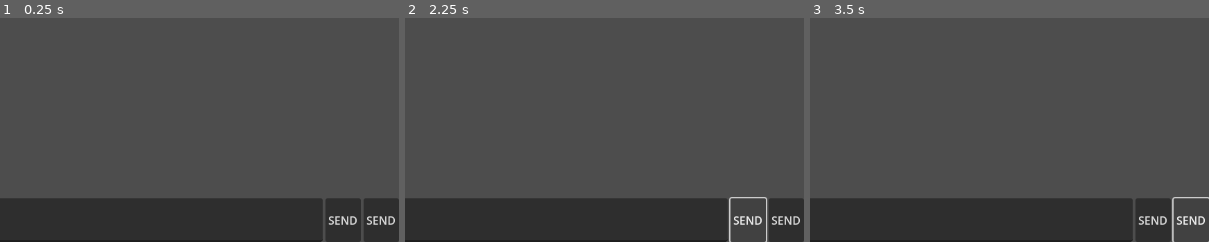
Above: before the commit, frames 1-3 (left to right).
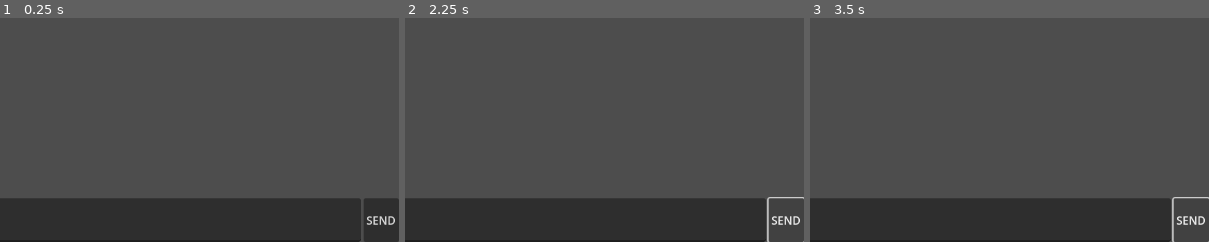
Above: after the commit, the same moments.

Repository: BielyDev/Enet-GolangGodot
Game: Godot game, scene res://world.tscn
Two runs of this game, one before a commit and one after it. Both use one fixed random seed, a clock stepped at 60 frames per second and the inputs below.
Inputs:
- Up to frame 1 (0.25 s): no input
- Up to frame 2 (2.25 s): click "SEND" at 0.5 s; click "SEND" at 1.25 s; click "SEND" at 2 s
- Up to frame 3 (3.5 s): click "SEND" at 2.75 s
The pictures show only the part of the screen within x 50-100%, y 50-100%; the shares and areas given below are measured in that part.

The runs differ from the first frame. In frame 1, 0.3% of the frame differs, in the area x 80-90%, y 80-100%; in frame 2, 0.7%, in the area x 80-100%, y 79-100%; in frame 3, 0.3%.

Commit message:
Chat funcionando

Diff:
--- a/game/script/host.gd
+++ b/game/script/host.gd
@@ -1,13 +1,17 @@
 extends Control
 
+
+@onready var Message: VBoxContainer = $vbox/message
+@onready var Message_edit: LineEdit = $vbox/hbox/MessageEdit
+
 var enet: ENetConnection = ENetConnection.new()
-@onready var Message_edit: LineEdit = $hbox/MessageEdit
 
 enum MESSAGE {
-	MESSAGE_REQUEST,
 	MESSAGE_RECEIVED,
 	MESSAGE_SEND,
+	LOADER_MESSAGE,
 }
+
 
 func _ready() -> void:
 	set_process(false)
@@ -17,7 +21,7 @@
 		OS.alert("Deu errado em criar o host")
 		return
 
-	var connect = enet.connect_to_host("127.0.0.1",8000)
+	var connect = enet.connect_to_host("127.0.0.1",8300)
 	if connect == null:
 		OS.alert("Deu errado em conectar-se ao host")
 
@@ -26,16 +30,31 @@
 	set_process(true)
 
 func _process(delta: float) -> void:
-	enet.service()
+	var event = enet.service()
 
+	match event[0]:
+		ENetConnection.EVENT_RECEIVE:
+			var message: Array = bytes_to_var(event[1].get_packet())
+			match message[0]:
+				MESSAGE.MESSAGE_RECEIVED:
+					var rich = RichTextLabel.new()
+					rich.scroll_active = false
+					rich.bbcode_enabled = true
+					rich.fit_content = true
+					rich.text = message[1]
 
-func _on_send_button_pressed() -> void:
-	if Message_edit.text.length() > 0:
-		enet.broadcast(0,var_to_bytes([MESSAGE.MESSAGE_SEND, Message_edit.text]),0)
-		enet.flush()
-		Message_edit.text = ""
+					Message.add_child(rich)
 
 
 func _on_send_string_pressed() -> void:
-	enet.broadcast(0,var_to_bytes(Message_edit.text),0)
-	enet.flush()
+	var message_send = PackedByteArray()
+	if Message_edit.text.length() > 0:
+		message_send.append(MESSAGE.MESSAGE_SEND)
+		add_string_bytes(message_send,Message_edit.text)
+
+		enet.broadcast(0,message_send,0)
+		enet.flush()
+
+func add_string_bytes(packedByte: PackedByteArray, message: String) -> void:
+	for i in message.to_utf8_buffer():
+		packedByte.append(i)
--- a/game/world.tscn
+++ b/game/world.tscn
@@ -14,28 +14,30 @@
 script = ExtResource("1_q20a0")
 metadata/_edit_use_anchors_ = true
 
-[node name="hbox" type="HBoxContainer" parent="Screen"]
+[node name="vbox" type="VBoxContainer" parent="Screen"]
 layout_mode = 1
-anchors_preset = 12
-anchor_top = 1.0
+anchors_preset = 15
 anchor_right = 1.0
 anchor_bottom = 1.0
-offset_top = -63.0
 grow_horizontal = 2
-grow_vertical = 0
+grow_vertical = 2
+metadata/_edit_use_anchors_ = true
 
-[node name="MessageEdit" type="LineEdit" parent="Screen/hbox"]
+[node name="message" type="VBoxContainer" parent="Screen/vbox"]
+layout_mode = 2
+size_flags_vertical = 3
+
+[node name="hbox" type="HBoxContainer" parent="Screen/vbox"]
+custom_minimum_size = Vector2(0, 63.8)
+layout_mode = 2
+
+[node name="MessageEdit" type="LineEdit" parent="Screen/vbox/hbox"]
 layout_mode = 2
 size_flags_horizontal = 3
 placeholder_text = "Mensagem"
 
-[node name="SendButton" type="Button" parent="Screen/hbox"]
+[node name="SendString" type="Button" parent="Screen/vbox/hbox"]
 layout_mode = 2
 text = "SEND"
 
-[node name="SendString" type="Button" parent="Screen/hbox"]
-layout_mode = 2
-text = "SEND"
-
-[connection signal="pressed" from="Screen/hbox/SendButton" to="Screen" method="_on_send_button_pressed"]
-[connection signal="pressed" from="Screen/hbox/SendString" to="Screen" method="_on_send_string_pressed"]
+[connection signal="pressed" from="Screen/vbox/hbox/SendString" to="Screen" method="_on_send_string_pressed"]
Not shown, added: game/worAB4E.tmp
Not shown, changed: server.go
